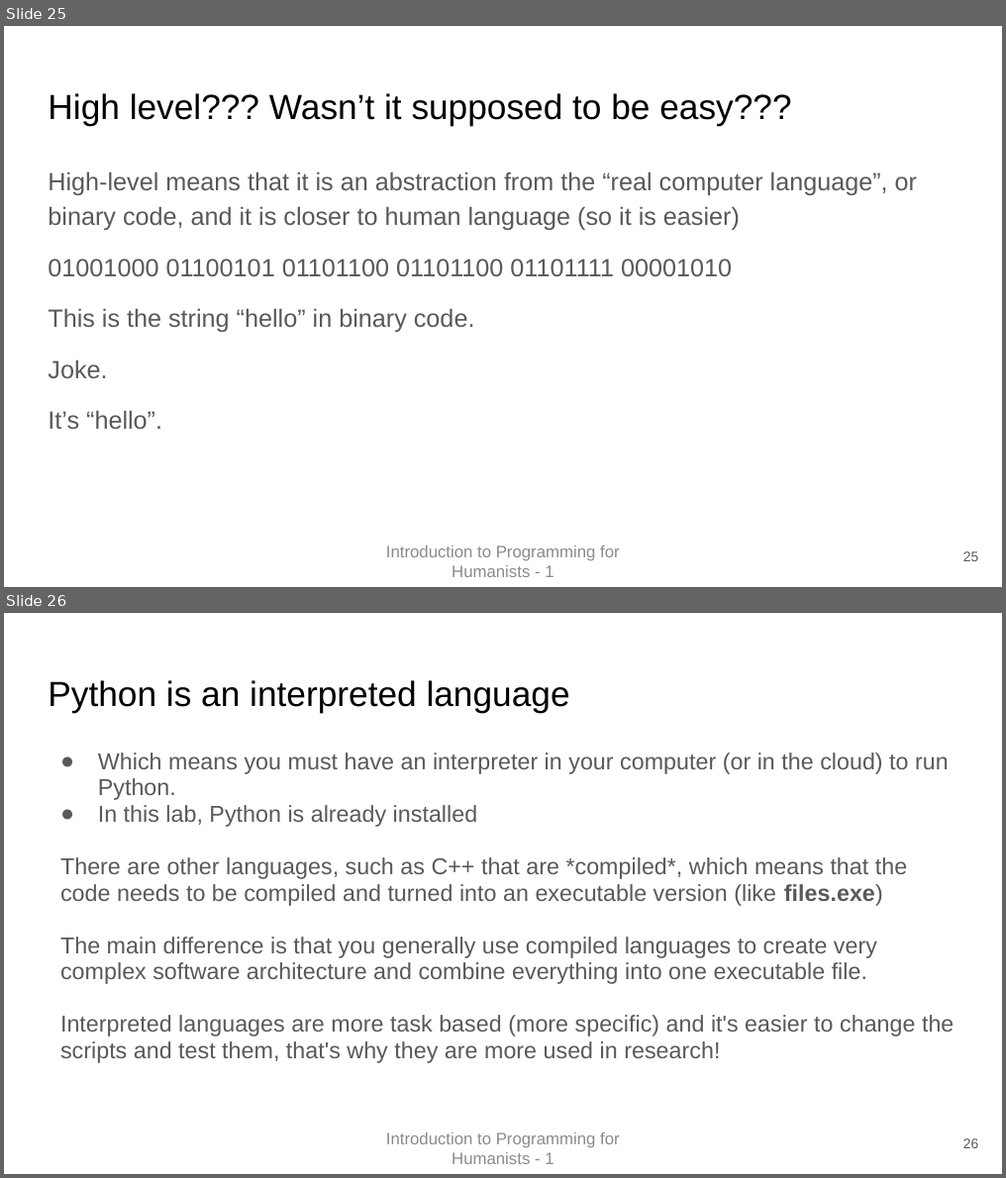
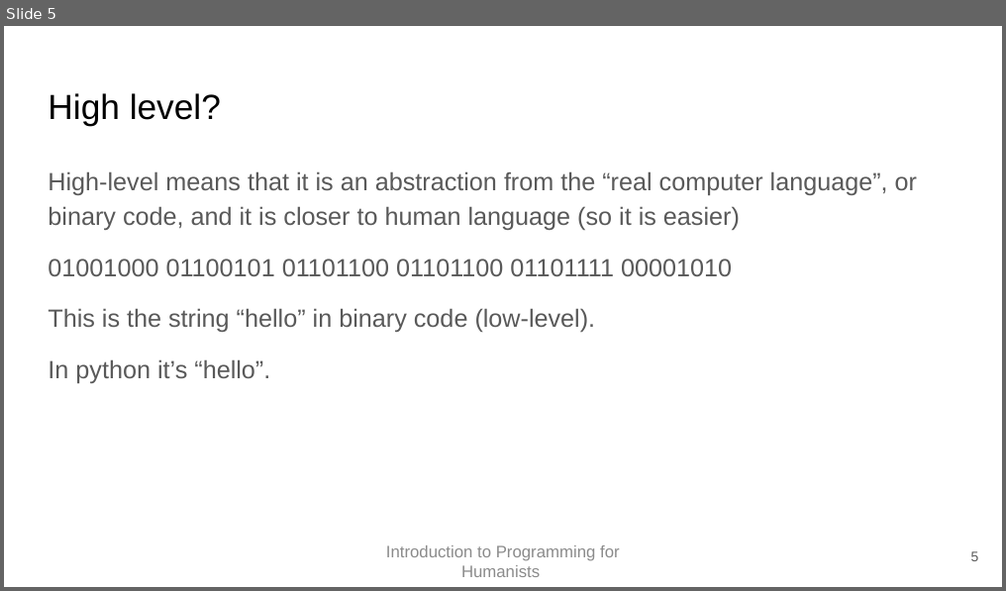
Before and after one commit to EvanEames/IPFH2526, a slide deck: week1/First Class.pptx. Shown one above the other, each under a label of ours: slides 25 and 26 before the commit, slide 5 after it. The pictures are 1006x1178 and 1006x591 pixels, drawn with LibreOffice and Linux fonts; fonts in the diff are those of the drawing. Boxes give left, top, right and bottom in pixels: in the first picture for what was removed or moved away, otherwise in the second. Text is boxed around its words. In the diff, an @@ line names an element or a change of style, - is before the commit and + after.

```diff
--- a/week1/First Class.pptx
+++ b/week1/First Class.pptx
@@ slide 26 removed at bbox=[4, 613, 1002, 1174], background #FFFFFF @@
@@ title removed at bbox=[48, 680, 570, 712] @@
-Python is an interpreted language
@@ text removed at bbox=[60, 753, 953, 1063] @@
-● Which means you must have an interpreter in your computer (or in the cloud) to run Python.
-● In this lab, Python is already installed
-There are other languages, such as C++ that are *compiled*, which means that the code needs to be compiled and turned into an executable version (like files.exe)
-The main difference is that you generally use compiled languages to create very complex software architecture and combine everything into one executable file.
-Interpreted languages are more task based (more specific) and it's easier to change the scripts and test them, that's why they are more used in research!
@@ text removed at bbox=[386, 1133, 620, 1164] @@
-Introduction to Programming for Humanists - 1
@@ page number removed at bbox=[963, 1139, 979, 1149] @@
-26
@@ what was slide 25 is now slide 5 @@
@@ slide 5 changed as well @@
@@ title at bbox=[48, 93, 221, 125]: text changed @@
-High level??? Wasn’t it supposed to be easy???
+High level?
@@ text at bbox=[48, 308, 596, 383]: text changed @@
-This is the string “hello” in binary code.
-Joke.
-It’s “hello”.
+This is the string “hello” in binary code (low-level).
+In python it’s “hello”.
@@ text at bbox=[386, 546, 620, 577]: text changed @@
-Introduction to Programming for Humanists - 1
+Introduction to Programming for Humanists
@@ page number at bbox=[971, 552, 979, 562]: text changed @@
-25
+5
```
Also in this commit, not shown: 14 other slides changed, 21 other slides removed, 3 other files.
